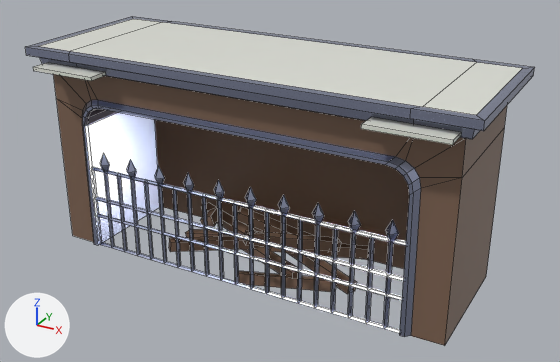
An edit to the FBX model Assets/Static_Meshes/Ornate_Room/SM_Fireplace.fbx, drawn before and after from the same camera.
The view is the same before and after, from a 50 mm lens placed at (1.78, -3.12, 2.0), pointed at (0.07, -0.02, 0.45). Arrows for +X, +Y and +Z are at lower left; the lights stay in place. Mesh edges are drawn as thin lines.

The first picture shows 'Fireplace_1'.
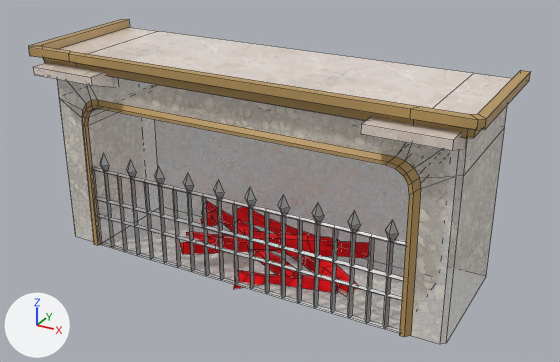
Boxes (x1, y1, x2, y2) around the edits, measured in the pictures (560 x 362 px; the box of a moved part takes in the faces that stretch with it):
'Fireplace_1', reshaped: before (25, 16, 535, 346); after (29, 19, 530, 344)
part 1 of me_cube_003, rebuilt: before (169, 236, 260, 252); after (180, 238, 273, 254)
part 2 of me_cube_003, rebuilt: before (201, 202, 257, 235); after (201, 201, 260, 235)
part 3 of me_cube_003, rebuilt: before (242, 246, 298, 277); after (248, 250, 298, 277)
part 4 of me_cube_003, rebuilt: before (237, 207, 314, 236); after (237, 207, 315, 236)
part 5 of me_cube_003, rebuilt (13% wider, 9% taller): before (238, 271, 331, 292); after (233, 270, 338, 293)
part 6 of me_cube_003, moved or reshaped: before (27, 16, 535, 346); after (29, 19, 530, 344)
part 7 of me_cube_003, recoloured (brown to grey): (87, 77, 412, 160) in both
part 8 of me_cube_003, recoloured (white to grey): (88, 109, 160, 242) in both
part 9 of me_cube_003, recoloured (blue to brown): (29, 48, 478, 337) in both
part 10 of me_cube_003, recoloured: (93, 153, 406, 333) in both

The change, as a list of edits to the scene's bpy script:
```text
Add mat_stone_united_001:
    mat_stone_united_001 = bpy.data.materials.new('Stone_united.001')
    # uses the picture img_t_stone_rough_albedo_png
Add mat_marble_001:
    mat_marble_001 = bpy.data.materials.new('Marble.001')
    # uses the picture img_t_marble_albedo_png
Add mat_brass_001:
    mat_brass_001 = principled_material('Brass.001')
    mat_brass_001.base_color = (0.5, 0.319, 0.113)  # orange #bc995e
    mat_brass_001.roughness = 0.391
Add mat_metal_001:
    mat_metal_001 = principled_material('Metal.001')
    mat_metal_001.texture = img_t_trim_metal_steel_albedo_png
    mat_metal_001.roughness = 0.327
Change me_cube_003:
    remove me_cube_003.from_pydata(...)  # 735 vertices, 791 faces; spans x -1.14..1.14, y -0.47..0.42, z -0.04..1.07
    remove me_cube_003.materials.append(mat_marble)  # white #e5e7de
    add me_cube_003.from_pydata(...)  # 734 vertices, 576 faces; spans x -1.14..1.14, y -0.47..0.33, z -0.06..1.07
    me_cube_003 part 1: the loose piece of 8 vertices spanning x -0.41..-0.02, y -0.36..0.03, z 0.04..0.15 is rebuilt with 16 vertices and now spans x -0.34..0.05, y -0.35..0.04, z 0.02..0.16, in mat_manual_texturing_001 (red #ff000e)
    me_cube_003 part 2: the loose piece of 8 vertices spanning x -0.51..-0.04, y -0.09..0.18, z 0.06..0.15 is rebuilt with 16 vertices and now spans x -0.52..-0.03, y -0.1..0.17, z 0.06..0.16, in mat_manual_texturing_001 (red #ff000e)
    me_cube_003 part 3: the loose piece of 8 vertices spanning x -0.2..0.27, y -0.21..0.06, z -0.01..0.07 is rebuilt with 16 vertices and now spans x -0.2..0.28, y -0.21..0.06, z 0.0..0.07, in mat_manual_texturing_001 (red #ff000e)
    me_cube_003 part 4: the loose piece of 8 vertices spanning x -0.15..0.33, y -0.1..0.08, z 0.06..0.27 is rebuilt with 16 vertices and now spans x -0.14..0.34, y -0.12..0.08, z 0.06..0.28, in mat_manual_texturing_001 (red #ff000e)
    me_cube_003 part 5: the loose piece of 8 vertices spanning x -0.04..0.46, y -0.31..-0.12, z -0.03..0.06 is rebuilt with 16 vertices and now spans x -0.05..0.47, y -0.33..-0.12, z -0.04..0.06, in mat_manual_texturing_001 (red #ff000e)
    me_cube_003 part 6: 8 vertices moved from x -1.14..1.14, y -0.42..-0.36, z 0.97..1.07 to x -1.12..1.12, y -0.42..-0.36, z 0.97..1.07; 171 vertices removed from x -1.14..1.14, y -0.47..0.42, z -0.04..1.07; 130 vertices added at x -1.14..1.14, y -0.47..0.33, z -0.06..1.07
    me_cube_003 part 7: 5 faces spanning x -0.86..1.06, y -0.33..0.33, z 0.0..0.96 switch from mat_wood (brown #7f6553) to mat_stone_united_001
    me_cube_003 part 8: 11 faces spanning x -0.86..0.86, y -0.33..0.2, z 0.0..0.79 switch from mat_metal (blue #b3bbd8) to mat_stone_united_001
    me_cube_003 part 9: 44 faces spanning x -1.12..1.12, y -0.42..-0.33, z 0.0..1.07 switch from mat_metal (blue #b3bbd8) to mat_brass_001 (orange #bc995e)
    me_cube_003 part 10: 310 faces spanning x -0.87..0.87, y -0.36..-0.31, z 0.0..0.54 switch from mat_metal (blue #b3bbd8) to mat_metal_001 (picture img_t_trim_metal_steel_albedo_png)
    add me_cube_003.materials.append(mat_marble_001)
    add me_cube_003.materials.append(mat_manual_texturing_001)  # red #ff000e
```
